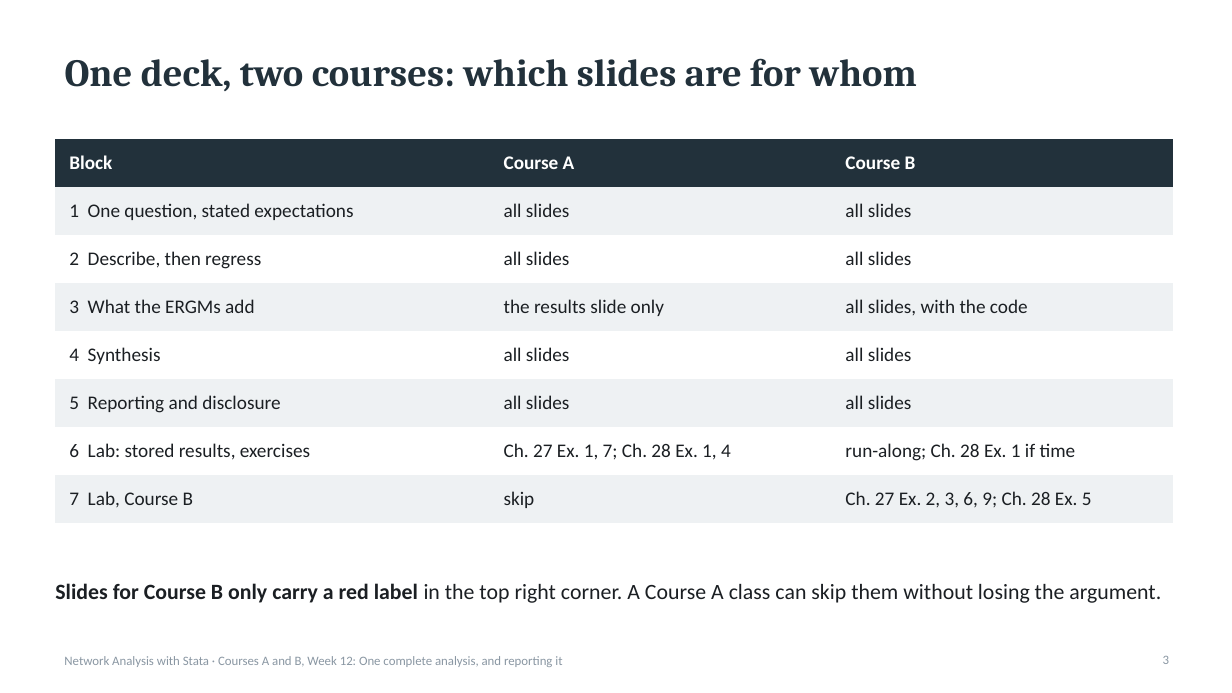
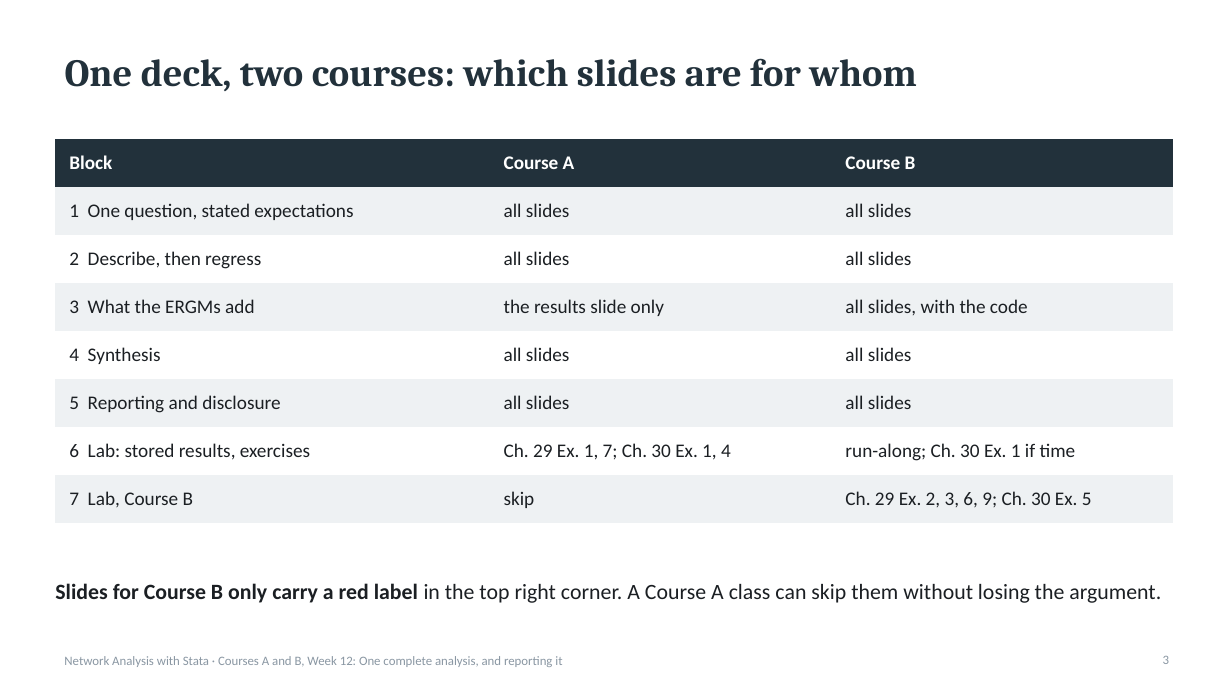
Before and after one commit to thomas-u-grund/nwcommands, a slide deck: slide 3 of website/book/teaching/slides/courseA_week12_complete_analysis.pptx. Drawn at 1232x693 pixels with LibreOffice and Linux fonts; fonts in the diff are those of the drawing. Boxes give left, top, right and bottom in pixels: in the first picture for what was removed or moved away, otherwise in the second. Text is boxed around its words. In the diff, an @@ line names an element or a change of style, - is before the commit and + after.

```diff
--- a/website/book/teaching/slides/courseA_week12_complete_analysis.pptx
+++ b/website/book/teaching/slides/courseA_week12_complete_analysis.pptx
@@ table at (55, 139, 1174, 512) @@
-row 7, column 2: Ch. 27 Ex. 1, 7; Ch. 28 Ex. 1, 4
+row 7, column 2: Ch. 29 Ex. 1, 7; Ch. 30 Ex. 1, 4
-row 7, column 3: run-along; Ch. 28 Ex. 1 if time
+row 7, column 3: run-along; Ch. 30 Ex. 1 if time
-row 8, column 3: Ch. 27 Ex. 2, 3, 6, 9; Ch. 28 Ex. 5
+row 8, column 3: Ch. 29 Ex. 2, 3, 6, 9; Ch. 30 Ex. 5
```
Also in this commit, not shown: 16 other slides changed, 53 other files.
